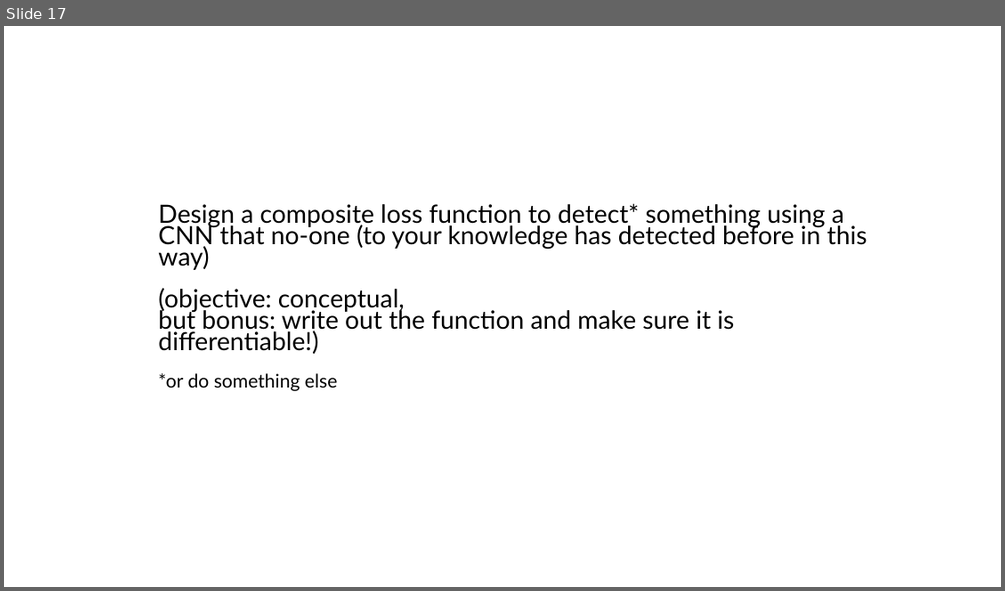
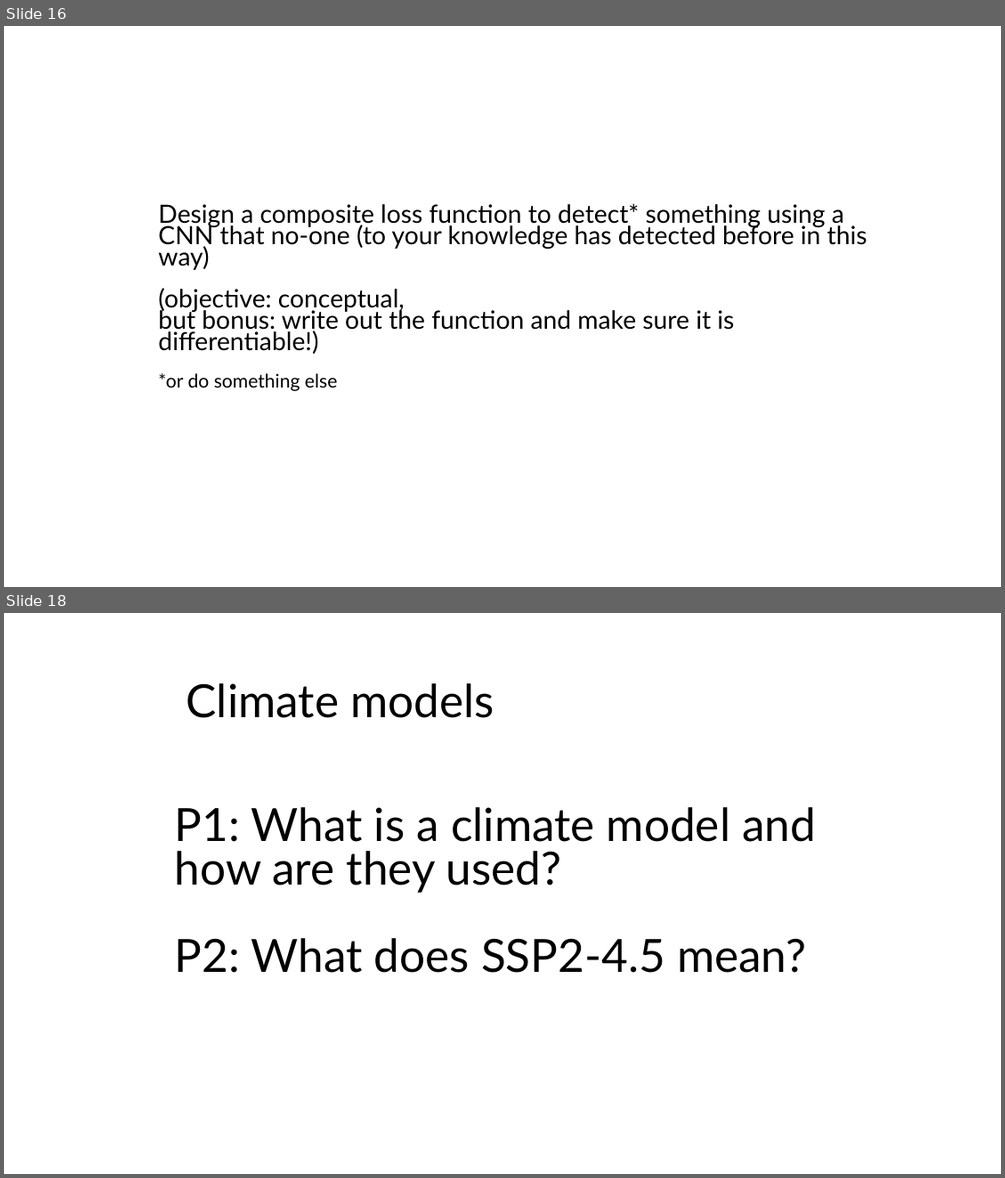
Before and after one commit to Better-Planet-Laboratory/ai4good, a slide deck: resources/ai4good group discussion points.pptx. Shown one above the other, each under a label of ours: slide 17 before the commit, slides 16 and 18 after it; the slides between them are not shown. The pictures are 1005x591 and 1005x1178 pixels, drawn with LibreOffice and Linux fonts; fonts in the diff are those of the drawing. Boxes give left, top, right and bottom in pixels: in the first picture for what was removed or moved away, otherwise in the second. Text is boxed around its words. In the diff, an @@ line names an element or a change of style, - is before the commit and + after.

```diff
--- a/resources/ai4good group discussion points.pptx
+++ b/resources/ai4good group discussion points.pptx
@@ slide 18 added at bbox=[4, 613, 1001, 1174], background #FFFFFF @@
@@ text added at bbox=[186, 683, 494, 718], 44 pt, text #000000 @@
+Climate models
@@ text added at bbox=[175, 807, 816, 973], 44 pt, text #000000 @@
+P1: What is a climate model and how are they used?
+P2: What does SSP2-4.5 mean?
@@ what was slide 17 is now slide 16 @@
```
Also in this commit, not shown: 1 slide changed, 17 other slides added, 1 slide removed, 1 other file.
